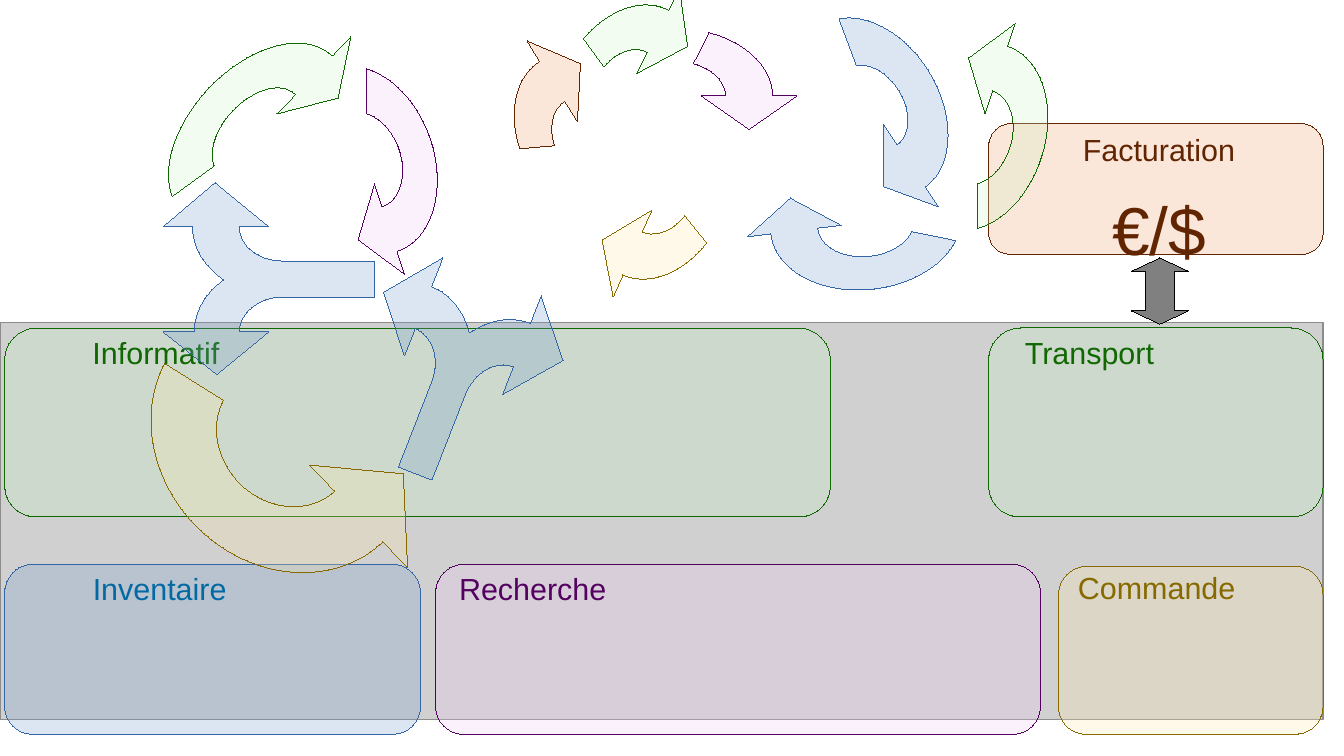
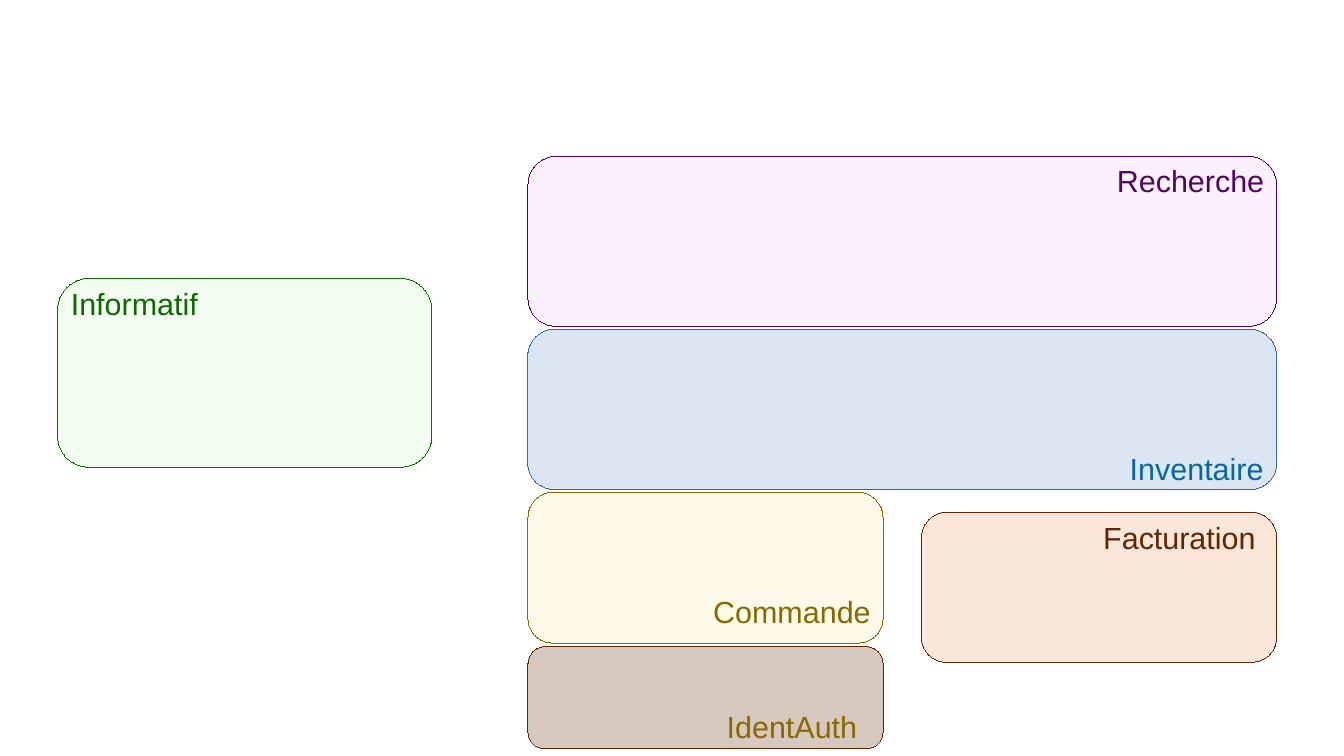
Before and after one commit to gattardm/P5, a slide deck: slide 3 of resources/fonctionnel.odp (slide 2 before the commit). Drawn at 1344x756 pixels with LibreOffice and Linux fonts; fonts in the diff are those of the drawing; grey boxes stand for pictures; background and template pictures are left out. Boxes give left, top, right and bottom in pixels: in the first picture for what was removed or moved away, otherwise in the second. Text is boxed around its words. In the diff, an @@ line names an element or a change of style, - is before the commit and + after.

```diff
--- a/resources/fonctionnel.odp
+++ b/resources/fonctionnel.odp
@@ freeform shape removed at (135, 10, 381, 259) @@
@@ freeform shape removed at (483, 26, 699, 259) @@
@@ freeform shape removed at (522, 0, 728, 211) @@
@@ freeform shape removed at (581, 29, 772, 163) @@
@@ freeform shape removed at (766, 0, 979, 224) @@
@@ freeform shape removed at (884, 25, 1071, 249) @@
@@ freeform shape removed at (273, 48, 460, 272) @@
@@ freeform shape removed at (561, 73, 762, 303) @@
@@ freeform shape removed at (763, 144, 970, 300) @@
@@ rounded rectangle: place and size @@
-rounded rectangle at (435, 565, 1040, 735)
+rounded rectangle at (528, 156, 1277, 327)
@@ text "Recherche": place and size @@
-text "Recherche" at (459, 578, 606, 601)
+text "Recherche" at (1117, 170, 1264, 193)
@@ freeform shape removed at (163, 183, 374, 374) @@
@@ freeform shape removed at (96, 250, 473, 628) @@
@@ freeform shape removed at (327, 242, 582, 508) @@
@@ left right arrow removed at (1131, 258, 1189, 324) @@
@@ text "Informatif" rewrapped from (92, 340, 219, 370) to (71, 293, 198, 316) @@
@@ rounded rectangle: place and size @@
-rounded rectangle at (989, 328, 1323, 517)
+rounded rectangle at (57, 278, 432, 467)
@@ picture removed at (0, 323, 1323, 720) @@
@@ rounded rectangle removed at (5, 328, 831, 517) @@
@@ rounded rectangle added at (528, 329, 1277, 490), fill #729FCF at 25% opacity, outline #3465A4 0 pt @@
@@ text removed at (1025, 343, 1154, 370) @@
-Transport
@@ text "Inventaire" rewrapped from (93, 578, 227, 601) to (1130, 458, 1264, 486) @@
@@ rounded rectangle added at (528, 493, 883, 644), fill #FDE9A9 at 25% opacity, outline #876900 0 pt @@
@@ rounded rectangle: place and size @@
-rounded rectangle at (989, 123, 1323, 254)
+rounded rectangle at (922, 512, 1277, 662)
@@ text at (1103, 527, 1255, 550): paragraph removed @@
-€/$
@@ text "Facturation": place and size @@
-text "Facturation" at (1083, 139, 1235, 162)
+text "Facturation" at (1103, 527, 1255, 550)
@@ rounded rectangle removed at (5, 565, 421, 735) @@
@@ rounded rectangle removed at (1059, 567, 1323, 735) @@
@@ text "Commande": place and size @@
-text "Commande" at (1078, 577, 1235, 600)
+text "Commande" at (713, 601, 870, 624)
@@ rounded rectangle added at (528, 646, 883, 749), fill #622502 at 25% opacity, outline #622502 0 pt @@
@@ text added at (727, 716, 857, 739), 18 pt, text #876900 @@
+IdentAuth
```
Also in this commit, not shown: 7 slides added, 5 other files.
